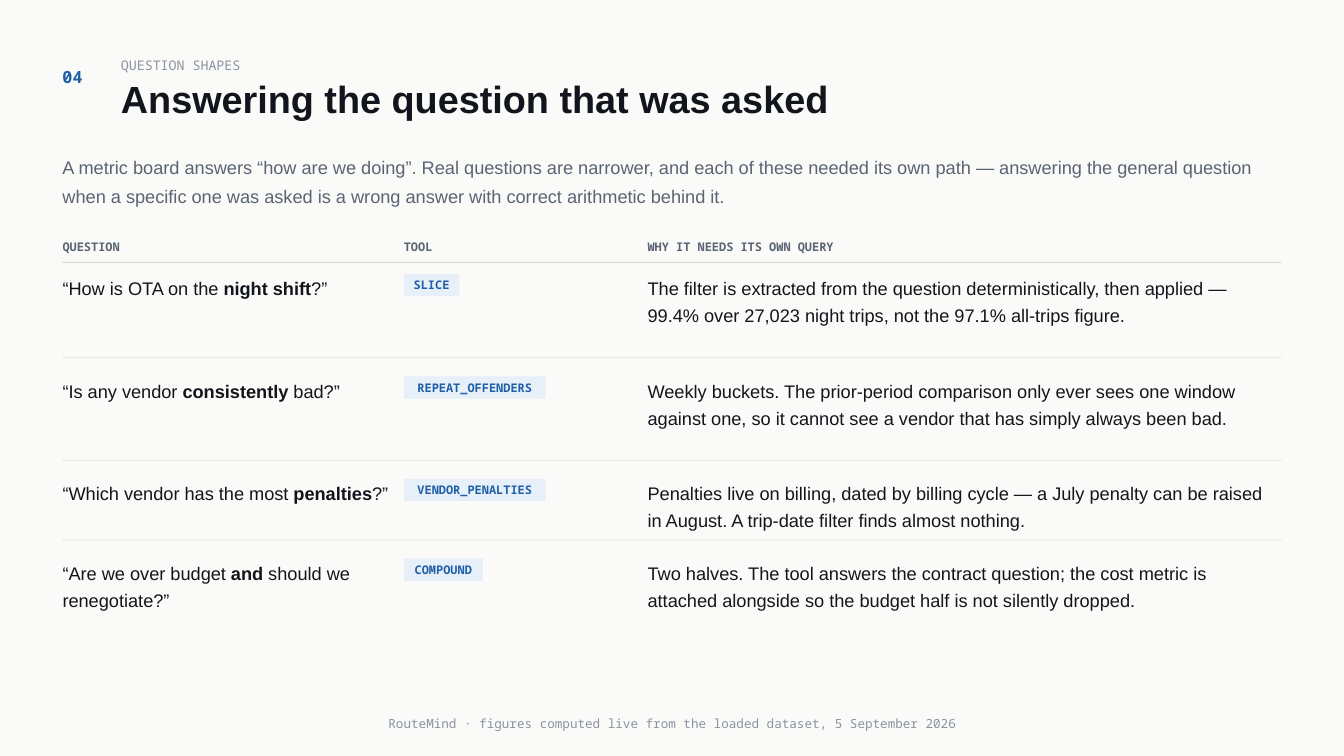
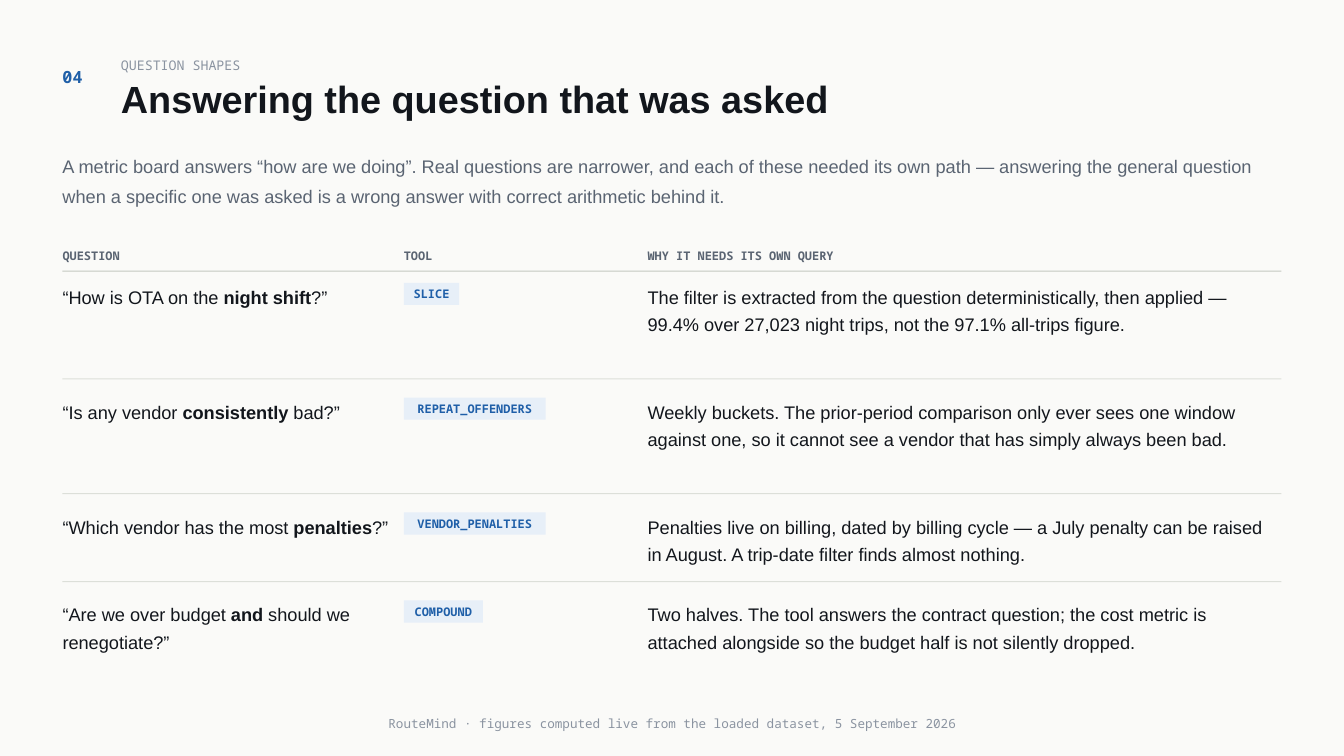
Before and after one commit to VishnuGupta16/routemind-service, a slide deck: slide 9 of docs/routemind-demo-deck.pptx. Drawn at 1344x756 pixels with LibreOffice and Linux fonts; fonts in the diff are those of the drawing. Boxes give left, top, right and bottom in pixels: in the first picture for what was removed or moved away, otherwise in the second. Text is boxed around its words. In the diff, an @@ line names an element or a change of style, - is before the commit and + after.

```diff
--- a/docs/routemind-demo-deck.pptx
+++ b/docs/routemind-demo-deck.pptx
@@ 3 texts, 2 rectangles moved together from (x1=63, y1=242, x2=1281, y2=296) to (x1=63, y1=251, x2=1281, y2=306) @@
@@ text "“How is OTA on the ..." moved from (x1=63, y1=281, x2=327, y2=299) to (x1=63, y1=290, x2=327, y2=308) @@
@@ text "The filter is extracted from ..." moved from (x1=648, y1=281, x2=1204, y2=326) to (x1=648, y1=290, x2=1204, y2=335) @@
@@ rectangle moved from (x1=63, y1=357, x2=1281, y2=358) to (x1=63, y1=378, x2=1281, y2=379) @@
@@ text "“Is any vendor consistently bad?”" moved from (x1=63, y1=384, x2=339, y2=402) to (x1=63, y1=405, x2=339, y2=423) @@
@@ rectangle "REPEAT_OFFENDERS" moved from (x1=404, y1=376, x2=546, y2=398) to (x1=404, y1=397, x2=546, y2=419) @@
@@ text "Weekly buckets. The prior-period comparison ..." moved from (x1=648, y1=384, x2=1236, y2=429) to (x1=648, y1=405, x2=1236, y2=450) @@
@@ rectangle moved from (x1=63, y1=460, x2=1281, y2=461) to (x1=63, y1=493, x2=1281, y2=494) @@
@@ text "“Which vendor has the most ..." moved from (x1=63, y1=486, x2=388, y2=504) to (x1=63, y1=520, x2=388, y2=538) @@
@@ rectangle "VENDOR_PENALTIES" moved from (x1=404, y1=479, x2=546, y2=501) to (x1=404, y1=512, x2=546, y2=534) @@
@@ text "Penalties live on billing, dated ..." moved from (x1=648, y1=486, x2=1262, y2=531) to (x1=648, y1=520, x2=1262, y2=565) @@
@@ text "“Are we over budget and ..." moved from (x1=63, y1=566, x2=350, y2=611) to (x1=63, y1=607, x2=350, y2=653) @@
@@ rectangle moved from (x1=63, y1=539, x2=1281, y2=540) to (x1=63, y1=582, x2=1281, y2=583) @@
@@ text "Two halves. The tool answers ..." moved from (x1=648, y1=566, x2=1206, y2=611) to (x1=648, y1=607, x2=1206, y2=653) @@
@@ rectangle "COMPOUND" moved from (x1=404, y1=559, x2=483, y2=581) to (x1=404, y1=601, x2=483, y2=623) @@
```
Also in this commit, not shown: 12 other slides changed, 1 other file.
